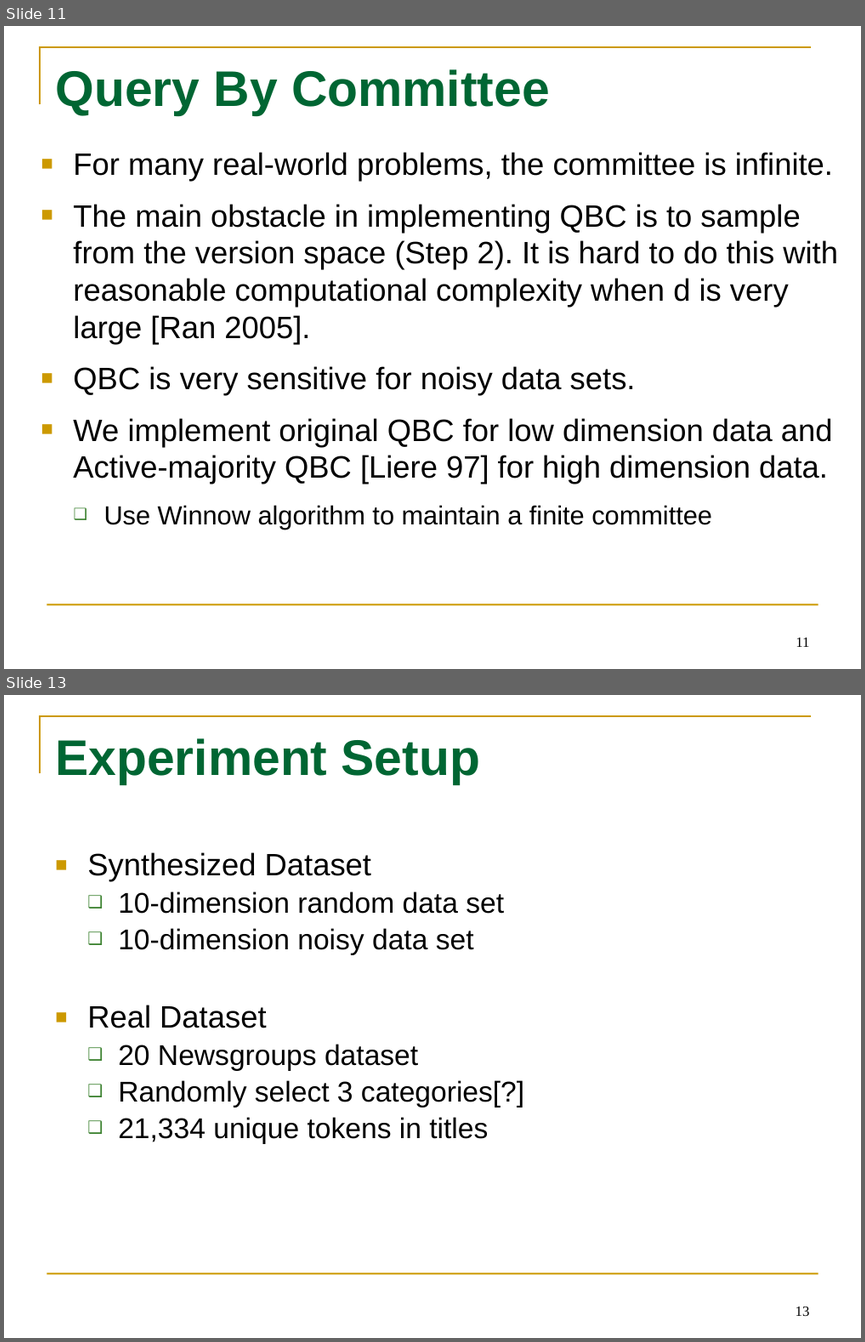
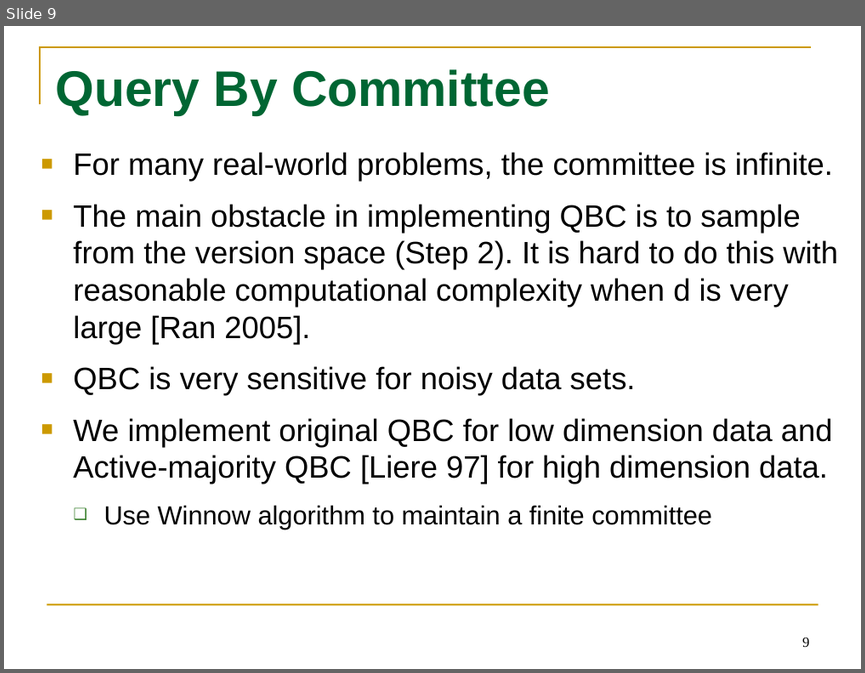
Before and after one commit to tttyy/Active-Learning, a slide deck: presentation/Activelearning.pptx. Shown one above the other, each under a label of ours: slides 11 and 13 before the commit, slide 9 after it; the slides between them are not shown. The pictures are 865x1342 and 865x673 pixels, drawn with LibreOffice and Linux fonts; fonts in the diff are those of the drawing. Boxes give left, top, right and bottom in pixels: in the first picture for what was removed or moved away, otherwise in the second. Text is boxed around its words. In the diff, an @@ line names an element or a change of style, - is before the commit and + after.

```diff
--- a/presentation/Activelearning.pptx
+++ b/presentation/Activelearning.pptx
@@ slide 13 removed at [4, 695, 861, 1338], background #FFFFFF; not listed: 2 template elements that a slide beside it also shows @@
@@ title removed at [55, 738, 480, 784] @@
-Experiment Setup
@@ text removed at [87, 852, 524, 1144] @@
-■ Synthesized Dataset
-  ❑ 10-dimension random data set
-  ❑ 10-dimension noisy data set
-■ Real Dataset
-  ❑ 20 Newsgroups dataset
-  ❑ Randomly select 3 categories[?]
-  ❑ 21,334 unique tokens in titles
@@ page number removed at [795, 1306, 810, 1315] @@
-13
@@ what was slide 11 is now slide 9 @@
@@ page number at [802, 637, 809, 646]: text changed @@
-11
+9
```
Also in this commit, not shown: 8 slides changed, 5 slides added.
